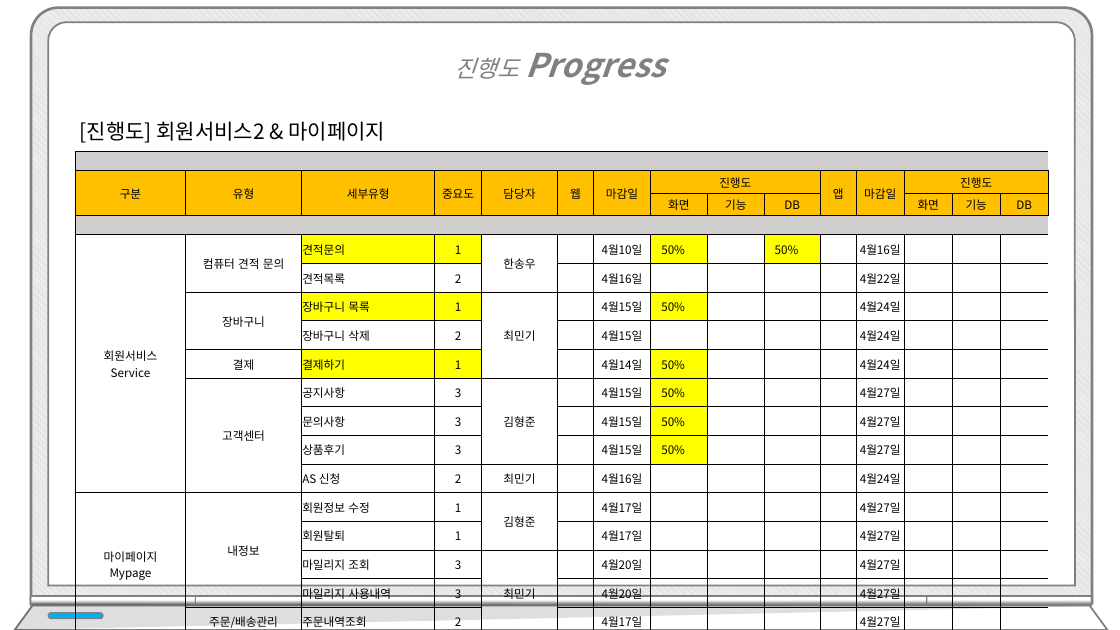
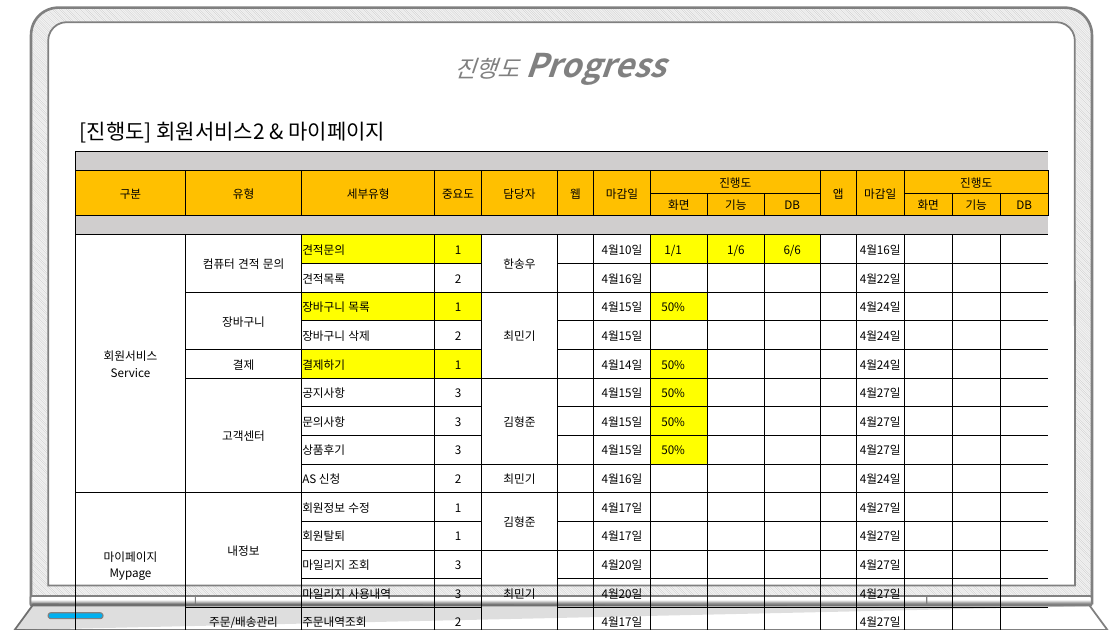
Before and after one commit to hhsw07/ezen-academy-projects, a slide deck: slide 8 of WebContent/발표/3차/프로젝트5_2차(피드백용).pptx. Drawn at 1120x630 pixels with LibreOffice and Linux fonts; fonts in the diff are those of the drawing. Boxes give left, top, right and bottom in pixels: in the first picture for what was removed or moved away, otherwise in the second. Text is boxed around its words. In the diff, an @@ line names an element or a change of style, - is before the commit and + after.

```diff
--- a/WebContent/발표/3차/프로젝트5_2차(피드백용).pptx
+++ b/WebContent/발표/3차/프로젝트5_2차(피드백용).pptx
@@ table at (76, 152, 1049, 630) @@
-row 5: 회원서비스 Service | 컴퓨터 견적 문의 | 견적문의 | 1 | 한송우 |  | 4월10일 | 50% |  | 50% |  | 4월16일 |  |  | 
+row 5: 회원서비스 Service | 컴퓨터 견적 문의 | 견적문의 | 1 | 한송우 |  | 4월10일 | 1/1 | 1/6 | 6/6 |  | 4월16일 |  |  | 
@@ fill none to #FFFF00 in row 5, column 9 @@
```
Also in this commit, not shown: 3 other slides changed, 4 slides added.
